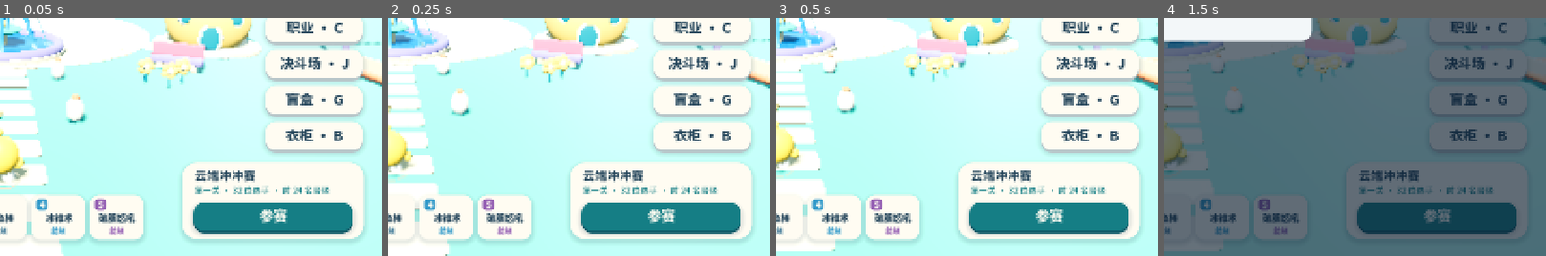
Above: before the commit, frames 1-4 (left to right).
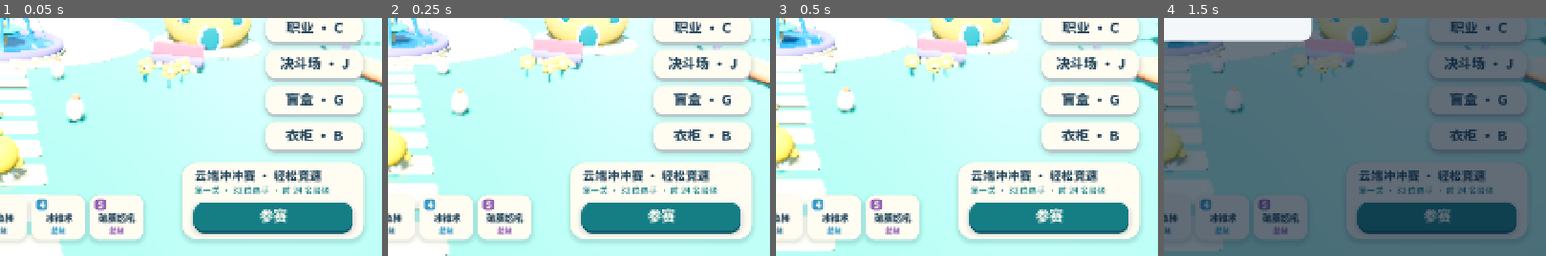
Above: after the commit, the same moments.

Repository: ghostxmerlin/eggy
Game: Godot game, scene res://main.tscn
Same seed, same stepped clock (60 frames per second), same inputs: the game is played once before the commit and once after it.
Inputs (mouse positions are % of the whole screen's width and height, from its top left):
- Up to frame 1 (0.05 s): no input
- Up to frame 2 (0.25 s): no input
- Up to frame 3 (0.5 s): no input
- Up to frame 4 (1.5 s): tap Enter at 0.5 s; drag from (50, 50) to (60, 28) at 0.52 s; click (49, 46) at 1.27 s; type "12" at 1.35 s
The pictures show only the part of the screen within x 50-100%, y 50-100%; the shares and areas given below are measured in that part.

The runs differ from the first frame. In frame 1, 0.6% of the frame differs, in the area x 68-85%, y 64-70%; in frame 2, 0.6%; in frame 3, 0.6%; in frame 4, 0.4%.

Commit message:
fix: restore relaxed racing and add final sprint countdown

Diff:
--- a/scripts/class_kit.gd
+++ b/scripts/class_kit.gd
@@ -23,7 +23,7 @@
 	racer = base.racer
 	fx = preload('res://scripts/class_effects.gd').new()
 	add_child(fx)
-func enabled() -> bool: return class_id in Catalog.IDS
+func enabled() -> bool: return class_id in Catalog.IDS and not racer.game.light_race()
 func configure(id: String, choices := [0,0,0]):
 	reset()
 	class_id = id if id in Catalog.IDS else ''
@@ -53,6 +53,7 @@
 	result.sort_custom(func(a,b): return racer.position.distance_squared_to(a.position) < racer.position.distance_squared_to(b.position))
 	return result
 func use(slot: int) -> bool:
+	if not enabled(): return false
 	if slot < 1 or slot > 5 or racer.game.paused or not racer.active or racer.finished or is_instance_valid(racer.vehicle): return false
 	var data: Array = Catalog.skill(class_id,slot)
 	var id: String = data[0]
--- a/scripts/class_room.gd
+++ b/scripts/class_room.gd
@@ -42,7 +42,7 @@
 	h.draw_rect(Rect2(0,0,1440,900),Color(.06,.10,.18,.65))
 	h.panel(Rect2(85,55,1270,790),h.WHITE,30,true)
 	h.txt('职业与天赋' if locked else '创建你的职业角色',Vector2(130,117),36,h.INK,true)
-	h.txt('职业随角色保存 · 岛屿、巅峰赛、决斗场共用五个技能',Vector2(132,156),21,h.TEAL)
+	h.txt('职业随角色保存 · 岛屿与决斗场使用 · 巅峰赛仅滚动、飞扑',Vector2(132,156),21,h.TEAL)
 	if not locked:
 		for i in range(4):
 			var x := 130+i*300
--- a/scripts/game.gd
+++ b/scripts/game.gd
@@ -24,6 +24,7 @@
 var toast_time := 0.0
 var go_time := 0.0
 var last_tick := 4
+var last_finish_tick := -1
 var show_metrics := false
 var last_frame_ms := 0.0
 var audio: Dictionary = {}
@@ -216,6 +217,9 @@
 	practice = false
 	start_race()
 
+func light_race() -> bool:
+	return not in_island and screen in ['menu','racing','result']
+
 func reset_racers() -> void:
 	var slots := range(racers.size())
 	# Shuffle slot assignment, not racer identity or the item/gacha random streams.
@@ -252,11 +256,12 @@
 	camera_yaw = 0
 	camera_pitch = 0
 	last_tick = 4
+	last_finish_tick = -1
 	toast_time = 0
 	result_age = 0
 	frame_times.clear()
 	reset_racers()
-	items.setup_race()
+	items.setup_race(false)
 	if autoplay: player.external_control = true
 	confetti.emitting = false
 
@@ -322,6 +327,11 @@
 		go_time = 1.0
 		sound('go')
 		feedback.race_start()
+	if not practice and rules.first_finish >= 0 and rules.phase == 'racing' and screen == 'racing':
+		var seconds := ceili(rules.time_left())
+		if seconds <= 10 and seconds != last_finish_tick:
+			last_finish_tick = seconds
+			sound('tick')
 	for racer in racers:
 		racer.active = rules.phase == 'racing'
 	if rules.phase == 'ended' and screen != 'result':
@@ -485,9 +495,6 @@
 		var parts := action.split('_')
 		class_room.talent(int(parts[2]),int(parts[3]))
 		return
-	if action in ['join','start','retry','restart'] and class_profile.class_id == '' and screen in ['island','menu']:
-		class_room.open('race')
-		return
 	if action.begins_with('duel_class_'):
 		duel.select_class(int(action.trim_prefix('duel_class_')))
 		return
@@ -519,6 +526,10 @@
 func cross_finish(racer: CharacterBody3D) -> void:
 	var place: int = rules.finish(racer.racer_id)
 	if place == 0: return
+	if place == 1 and not practice:
+		toast = '首位选手已冲线，最后冲刺！'
+		toast_time = 3.0
+		sound('go')
 	racer.finished = true
 	racer.clear_item()
 	racer.collision_layer = 0
--- a/scripts/gameplay_audio.gd
+++ b/scripts/gameplay_audio.gd
@@ -163,7 +163,7 @@
 		for key in cooldowns.keys():
 			if cooldowns[key] < clock: cooldowns.erase(key)
 	if not game.player.active or game.player.finished or is_instance_valid(game.player.vehicle): return
-	if game.screen == 'racing' and game.rules.phase == 'racing' and not game.practice and game.rules.TIME_LIMIT-game.rules.elapsed < 30 and not urgent_spoken:
+	if game.screen == 'racing' and game.rules.phase == 'racing' and not game.practice and game.rules.time_left() < 30 and not urgent_spoken:
 		if speak('hurry'): urgent_spoken = true
 	elif chatter_wait <= 0 and game.player.velocity.length() > 2:
 		var context := 'hurry' if game.screen == 'racing' and game.player.position.z < -250 else 'move'
--- a/scripts/hud.gd
+++ b/scripts/hud.gd
@@ -81,14 +81,14 @@
 		panel(Rect2(1110,48,280,44),Color(1,.99,.95,.92),22)
 		centered('单人操作   /   自由练习' if game.practice else '单机挑战   /   云端乐园',1250,77,19,INK,true)
 		panel(Rect2(53,827,1030,38),Color(1,1,.96,.80),16)
-		txt('W/S 前后   Q/E 平移   A/D 转向   空格 跳跃   1–5 技能   鼠标双键 前进   Esc 暂停',Vector2(70,853),18,INK)
+		txt('W/S 前后   Q/E 平移   A/D 转向   空格 跳跃   1 滚动 / 2 飞扑   鼠标双键 前进',Vector2(70,853),18,INK)
 		txt('一路向前  ·  放心起跳',Vector2(1135,854),17,INK)
 	else:
 		panel(Rect2(30,28,298,80),Color(1,.99,.96,.95),22,true)
 		panel(Rect2(42,40,56,56),TEAL,17)
 		centered('01',70,78,27,WHITE,true)
 		txt('云端冲冲赛',Vector2(111,65),24,INK,true)
-		txt('单人练习  ·  操作体验' if game.practice else '巅峰派对  ·  竞速晋级',Vector2(111,91),16,TEAL)
+		txt('单人练习  ·  操作体验' if game.practice else '轻松竞速  ·  滚动与飞扑',Vector2(111,91),16,TEAL)
 		panel(Rect2(1120,28,290,80),Color(1,.99,.96,.95),22,true)
 		if game.practice:
 			txt('自由练习',Vector2(1140,62),23,TEAL,true)
@@ -98,9 +98,9 @@
 		else:
 			txt('已晋级',Vector2(1140,60),18,INK)
 			txt('%02d / 24' % game.rules.order.size(),Vector2(1220,63),28,TEAL,true)
-			var left: float = maxf(0,150-game.rules.elapsed)
-			txt('剩余时间',Vector2(1140,91),15,INK)
-			txt('%02d:%02d' % [int(left)/60,int(left)%60],Vector2(1285,91),20,INK,true)
+			var left: int = ceili(game.rules.time_left())
+			txt('比赛结束' if game.rules.phase == 'ended' else '冲刺倒计时' if game.rules.first_finish >= 0 else '剩余时间',Vector2(1140,91),15,INK)
+			txt('--:--' if game.rules.phase == 'ended' else '%02d:%02d' % [int(left)/60,int(left)%60],Vector2(1285,91),20,INK,true)
 		if game.screen == 'racing':
 			panel(Rect2(31,128,130,42),Color(.13,.26,.34,.83),16)
 			centered('自由练习' if game.practice else '第 %02d 名' % game.current_place(),96,157,21,WHITE,true)
@@ -115,7 +115,7 @@
 				draw_circle(Vector2(507+424*ratio,725),4,Color('#fff0b5'))
 			txt('风车 / 门廊       高空窄桥       连续断桥',Vector2(552,754),15,INK)
 			txt('W/S 前后 · Q/E 平移 · A/D 转向',Vector2(34,822),16,INK)
-			txt('空格 跳跃 / R 道具 / T 回检查点',Vector2(34,846),17,INK)
+			txt('空格 跳跃 / Shift 滚动 / T 复位',Vector2(34,846),17,INK)
 			txt('Esc 暂停',Vector2(35,874),15,INK)
 		if game.rules.phase == 'countdown':
 			draw_rect(Rect2(0,0,1440,900),Color(.13,.27,.35,.10))
@@ -128,6 +128,13 @@
 		if game.toast_time > 0 and game.screen == 'racing':
 			panel(Rect2(514,125,412,49),Color(1,.97,.81,.95),24,true)
 			centered(game.toast,720,158,20,INK,true)
+		if not game.practice and game.rules.first_finish >= 0 and game.screen == 'racing' and game.rules.phase == 'racing':
+			var urgent: bool = game.rules.time_left() <= 10
+			var accent := Color('#c04b45') if urgent else TEAL
+			panel(Rect2(480,187,480,122),WHITE,24,true)
+			centered('最后冲刺   %d 秒' % ceili(game.rules.time_left()),720,232,32,accent,true)
+			centered('剩余 %d 个晋级名额' % game.rules.places_left(),720,266,22,INK,true)
+			centered('倒计时内冲线可晋级 · 名额满立即结束',720,293,17,accent)
 		if game.screen == 'result':
 			draw_rect(Rect2(0,0,1440,900),Color(.1,.23,.29,.24))
 			panel(Rect2(463,206,514,466),WHITE,32,true)
@@ -136,7 +143,8 @@
 			centered('练习完成！' if game.practice else ('成功晋级！' if qualified else '再冲一次吧'),720,339,47,INK,true)
 			centered('到达终点' if game.practice else ('第 %d 名' % game.player_place if qualified else '终点在等你'),720,418,43,TEAL,true)
 			centered('用时  %s' % game.format_time(game.finish_time) if qualified else '躲开转杆，跳过间隙，抓住滚动时机',720,461,21,INK)
-			centered('第一关挑战完成' if qualified else '每一次起跳都会更熟练',720,501,18,INK)
+			var reason := '24 个晋级名额已满' if game.rules.end_reason == 'capacity' else '冲刺倒计时结束，未能及时冲线' if game.rules.end_reason == 'finish_window' else '比赛限时已到，未能及时冲线'
+			centered('第一关挑战完成' if qualified else reason,720,501,18,INK)
 			button('retry',Rect2(497,541,225,62),'再跑一局')
 			button('island',Rect2(738,541,204,62),'返回岛屿',false)
 			centered('Enter 重新出发    ·    Esc 返回岛屿',720,646,16,INK)
@@ -184,7 +192,7 @@
 	if not is_instance_valid(game.player.vehicle): button('gacha',Rect2(1220,578,184,54),'盲盒 · G',false)
 	if not is_instance_valid(game.player.vehicle): button('wardrobe',Rect2(1220,646,184,54),'衣柜 · B',false)
 	panel(Rect2(1064,723,342,145),WHITE,28,true)
-	txt('云端冲冲赛',Vector2(1087,757),23,INK,true)
+	txt('云端冲冲赛 · 轻松竞速',Vector2(1087,757),23,INK,true)
 	txt('第一关 · 32 位选手 · 前 24 名晋级',Vector2(1087,782),16,TEAL)
 	button('join',Rect2(1085,799,300,53),'参赛')
 	txt('Esc 休息 / T 回广场 / 回车 +500 加蛋币',Vector2(37,893),14,INK)
@@ -245,7 +253,8 @@
 	var kit = game.player.skills
 	var colors := [Color('#167f86'),Color('#d67b30'),Color('#467d9a'),Color('#329aca'),Color('#9661b4')]
 	for i in range(5):
-		var x := 450.0+i*110
+		if game.light_race() and i >= 2: break
+		var x := (615.0 if game.light_race() else 450.0)+i*110
 		var cd: float = kit.cooldown(i+1)
 		var riding: bool = is_instance_valid(game.player.vehicle)
 		var reserved: bool = not kit.career.enabled() and game.screen in ['duel','duel_result'] and i < 2
--- a/scripts/race_items.gd
+++ b/scripts/race_items.gd
@@ -37,7 +37,7 @@
 	for racer in game.racers:
 		if is_instance_valid(racer): racer.clear_item()
 
-func setup_race() -> void:
+func setup_race(with_items := true) -> void:
 	clear()
 	collected.clear()
 	used.clear()
@@ -45,7 +45,7 @@
 	portal_trips = 0
 	spring_launches = 0
 	clock = 0
-	enabled = not game.practice and not game.in_island
+	enabled = with_items and not game.practice and not game.in_island
 	if not enabled: return
 	# Wide platforms and checkpoint approaches, never unsupported gaps.
 	for z in [-8.0,-17.0,-51.0,-89.0,-101.0,-135.0,-201.0,-216.0,-264.0,-294.0]:
--- a/scripts/race_rules.gd
+++ b/scripts/race_rules.gd
@@ -2,11 +2,23 @@
 
 const CAPACITY := 24
 const TIME_LIMIT := 150.0
+const FINISH_WINDOW := 30.0
 var phase := "menu"
 var practice := false
 var countdown := 3.0
 var elapsed := 0.0
 var order: Array[int] = []
+var first_finish := -1.0
+var end_reason := ''
+
+func deadline() -> float:
+	return minf(TIME_LIMIT, first_finish + FINISH_WINDOW) if first_finish >= 0 else TIME_LIMIT
+
+func time_left() -> float:
+	return maxf(0.0, deadline() - elapsed)
+
+func places_left() -> int:
+	return maxi(0, CAPACITY - order.size())
 
 func start(practice_mode := false) -> void:
 	practice = practice_mode
@@ -14,6 +26,8 @@
 	countdown = 0.0 if practice else 3.0
 	elapsed = 0.0
 	order.clear()
+	first_finish = -1.0
+	end_reason = ''
 
 func advance(delta: float) -> void:
 	if phase == "countdown":
@@ -21,9 +35,10 @@
 		if countdown == 0.0:
 			phase = "racing"
 	elif phase == "racing":
-		elapsed = elapsed + delta if practice else minf(TIME_LIMIT, elapsed + delta)
-		if not practice and elapsed >= TIME_LIMIT:
+		elapsed = elapsed + delta if practice else minf(deadline(), elapsed + delta)
+		if not practice and time_left() <= 0:
 			phase = "ended"
+			end_reason = 'finish_window' if first_finish >= 0 and first_finish + FINISH_WINDOW <= TIME_LIMIT else 'time_limit'
 
 func finish(id: int) -> int:
 	var existing := order.find(id)
@@ -32,6 +47,8 @@
 	if phase != "racing":
 		return 0
 	order.append(id)
+	if not practice and first_finish < 0: first_finish = elapsed
 	if practice or order.size() >= CAPACITY:
 		phase = "ended"
+		end_reason = 'practice' if practice else 'capacity'
 	return order.size()
--- a/scripts/skills.gd
+++ b/scripts/skills.gd
@@ -43,6 +43,7 @@
 	return Vector3(0,0,-1).rotated(Vector3.UP,racer.game.camera_yaw) if racer.is_player else Vector3(sin(racer.pivot.rotation.y),0,cos(racer.pivot.rotation.y))
 
 func use_skill(slot: int) -> bool:
+	if racer.game.light_race() and slot not in [1,2]: return false
 	if career and career.enabled(): return career.use(slot)
 	if racer.game.duel and racer.game.duel.in_arena() and slot in [1,2]: return false
 	if is_instance_valid(racer.vehicle): return false
--- a/tests/test_classes.gd
+++ b/tests/test_classes.gd
@@ -219,7 +219,7 @@
 		AudioServer.remove_bus_effect(0,AudioServer.get_bus_effect_count(0)-1)
 	game.join_race()
 	check(game.racers.size() == 32 and game.player.skills.career.class_id == 'hunter','Same profession follows player into race')
-	for actor in game.racers: check(actor.skills.career.enabled(),'Race bot has profession')
+	for actor in game.racers: check(not actor.skills.career.enabled(),'Light race suspends professions')
 	game.enter_island()
 	for career_id in Catalog.IDS:
 		for data in Catalog.SKILLS[Catalog.index(career_id)]: check(cues.has('class_'+data[0]),'Audio cue reached playback '+data[0])
--- a/tests/test_items.gd
+++ b/tests/test_items.gd
@@ -48,6 +48,7 @@
 	check(not game.items.enabled and game.items.pickups.is_empty(),'Island has no race item boxes')
 	game.join_race() # Career selection UI is covered by test_duel.gd.
 	items = game.items
+	items.setup_race() # Explicitly exercise the retained item subsystem.
 	check(items.pickups.size() == 44,'Competition supplies item boxes along ten safe rows')
 	game.set_physics_process(false)
 	items.set_physics_process(false)
--- /dev/null
+++ b/tests/test_light_race.gd
@@ -0,0 +1,92 @@
+extends 'res://tests/test_duel.gd'
+
+# Reuse native key/click helpers; this scenario owns an isolated profile.
+func run():
+	visual = '--visual' in OS.get_cmdline_user_args()
+	var path := 'user://test-light-race-isolated.cfg'
+	DirAccess.remove_absolute(path+'.career')
+	game = load('res://main.tscn').instantiate()
+	game.skin_save_path = path
+	root.add_child(game)
+	await frames(30)
+	await click_action('join')
+	check(game.screen == 'racing' and game.class_profile.class_id == '', 'Race needs no profession creation')
+	game.enter_island()
+	game.class_room.open()
+	game.class_room.choose(1)
+	game.class_room.confirm()
+	check(game.player.skills.career.enabled(), 'Mage works on island')
+	await click_action('join')
+	game.set_physics_process(false)
+	game.rules.advance(3)
+	game._physics_process(0)
+	for actor in game.racers:
+		actor.external_control = true
+		check(not actor.skills.career.enabled(), 'Every competitor uses race movement')
+	game.player.external_control = false
+	game.player.reset_to_start(Vector3(0,.1,-65))
+	game.player.active = true
+	await frames(20)
+	await press(KEY_SHIFT)
+	check(game.player.roll_left > 0, 'Shift really rolls for a saved mage')
+	await frames(100)
+	await press(KEY_2)
+	check(game.player.skills.dive_left > 0, 'Key 2 really dives for a saved mage')
+	await frames(35)
+	for slot in range(3,6):
+		await press(KEY_1+slot-1)
+		check(not game.player.skills.use_skill(slot), 'Combat slot disabled '+str(slot))
+	check(game.player.skills.career.cast_count.is_empty(), 'No profession cast leaks into race')
+	check(not game.items.enabled and game.items.pickups.is_empty(), 'Light race has no random items')
+	game.player.external_control = true
+	game.player.reset_to_start(Vector3(3,.1,-297))
+	game.player.active = true
+	game.rules.elapsed = 45
+	game.cross_finish(game.racers[1])
+	check(game.rules.time_left() == 30, 'First finisher starts 30 seconds')
+	game.paused = true
+	game._physics_process(10)
+	check(game.rules.time_left() == 30, 'Pause freezes sprint countdown')
+	game.paused = false
+	if visual:
+		await frames(8)
+		await game.screenshot('light-race-30-seconds')
+	game._physics_process(22)
+	game.cross_finish(game.racers[2])
+	check(game.rules.time_left() == 8 and game.rules.places_left() == 22, 'Later finish consumes a place without resetting clock')
+	if visual:
+		await frames(8)
+		await game.screenshot('light-race-urgent')
+	game._physics_process(8)
+	check(game.screen == 'result' and game.player_place == 0 and game.rules.end_reason == 'finish_window', 'Timeout eliminates unfinished player')
+	game.cross_finish(game.player)
+	check(game.player_place == 0, 'Post-deadline finish cannot qualify')
+	if visual:
+		await frames(8)
+		await game.screenshot('light-race-timeout')
+	await click_action('retry')
+	check(game.rules.first_finish == -1 and game.rules.time_left() == 150, 'Restart clears sprint clock')
+	game.rules.advance(3)
+	game.cross_finish(game.player)
+	check(game.player_place == 1 and game.screen == 'result' and game.rules.time_left() == 30, 'Player can trigger sprint and qualify first')
+	game._physics_process(30)
+	check(game.player_place == 1 and game.player.finished, 'Qualified player stays qualified at deadline')
+	game.start_race()
+	game.rules.advance(3)
+	for i in range(1,25): game.cross_finish(game.racers[i])
+	game._physics_process(0)
+	check(game.rules.end_reason == 'capacity' and game.player_place == 0, 'Full qualification list ends immediately')
+	if visual:
+		await frames(8)
+		await game.screenshot('light-race-full')
+	game.enter_island()
+	check(game.class_profile.class_id == 'mage' and game.player.skills.career.enabled(), 'Island restores saved profession')
+	game.duel.open_room()
+	game.duel.begin()
+	check(game.player.skills.career.enabled() and not game.light_race(), 'Duel still uses profession')
+	game.enter_island()
+	game.queue_free()
+	await process_frame
+	DirAccess.remove_absolute(path+'.career')
+	print('LIGHT RACE: ', 'PASS' if failures.is_empty() else 'FAIL', failures)
+	quit(0 if failures.is_empty() else 1)
--- a/tests/test_race.gd
+++ b/tests/test_race.gd
@@ -14,9 +14,6 @@
 	var visual := '--visual' in OS.get_cmdline_user_args()
 	if visual: await capture(game,'race-32-island-entry')
 	game.ui_action('join')
-	if game.screen == 'career':
-		game.class_room.choose(0)
-		game.class_room.confirm()
 	if game.racers.size() != 32 or game.practice:
 		print('FULL RACE: FAIL island entry did not create 32-player competition')
 		game.queue_free()
@@ -31,13 +28,13 @@
 		await physics_frame
 		if visual and frame == 360: await capture(game,'race-32-running')
 		if game.rules.phase == 'ended': break
-	var ok: bool = game.rules.order.size() == 24 and game.rules.phase == 'ended' and game.rules.elapsed < game.rules.TIME_LIMIT
+	var ok: bool = game.rules.order.size() > 0 and game.rules.order.size() <= 24 and game.rules.phase == 'ended' and game.rules.elapsed < game.rules.TIME_LIMIT
 	# Competitive opponents may eliminate the autoplay player; qualification is earned.
 	ok = ok and game.player.finished == (game.player_place > 0)
-	var ai_collectors: int = game.items.collected.keys().filter(func(id): return id != 0).size()
-	var ai_users: int = game.items.used.keys().filter(func(id): return id != 0).size()
-	ok = ok and ai_collectors >= 20 and ai_users >= 20
-	print('RACE ITEMS: AI collectors=',ai_collectors,' AI users=',ai_users,' player uses=',game.items.used.get(0,0),' hits=',game.items.hits,' portals=',game.items.portal_trips,' springs=',game.items.spring_launches)
+	ok = ok and not game.items.enabled and game.items.pickups.is_empty()
+	ok = ok and game.rules.first_finish >= 0 and game.rules.elapsed <= game.rules.deadline()
+	ok = ok and (game.rules.order.size() == 24 or game.rules.end_reason == 'finish_window')
+	for actor in game.racers: ok = ok and not actor.skills.career.enabled()
 	print('FULL RACE: ', 'PASS' if ok else 'FAIL', ' finishers=',game.rules.order.size(),' player=',game.player_place,' time=',game.rules.elapsed,' seed=',game.item_seed)
 	if visual: await capture(game,'race-32-result')
 	if not ok:
--- a/tests/test_rules.gd
+++ b/tests/test_rules.gd
@@ -23,5 +23,31 @@
 	race.advance(150.0)
 	assert(race.phase == 'ended', 'Time limit ends race')
 	assert(race.finish(0) == 0)
+	race.start()
+	race.advance(3)
+	race.advance(42)
+	assert(race.time_left() == 108 and race.first_finish == -1)
+	assert(race.finish(3) == 1)
+	assert(race.time_left() == 30 and race.places_left() == 23)
+	race.advance(20)
+	assert(race.finish(4) == 2)
+	assert(race.time_left() == 10, 'Later finishes never extend deadline')
+	race.advance(9.99)
+	assert(race.finish(5) == 3, 'Finish just before deadline qualifies')
+	race.advance(.02)
+	assert(race.phase == 'ended' and race.end_reason == 'finish_window')
+	assert(race.elapsed == 72 and race.finish(6) == 0)
+	race.start()
+	assert(race.first_finish == -1 and race.end_reason == '' and race.time_left() == 150)
+	race.advance(3)
+	race.advance(145)
+	race.finish(8)
+	assert(race.time_left() == 5, 'Global time limit still applies to a late first finish')
+	race.advance(5)
+	assert(race.end_reason == 'time_limit')
+	race.start(true)
+	race.advance(500)
+	assert(race.phase == 'racing' and race.first_finish == -1, 'Practice stays unlimited')
+	assert(race.finish(0) == 1 and race.end_reason == 'practice')
 	print('PASS: countdown, duplicate finish, 24-place cutoff, timeout, restart')
 	quit()
Binary file changed: assets/fonts/CloudSans-Heavy.ttf
Binary file changed: assets/fonts/CloudSans-Medium.ttf
Not shown, added: tests/test_light_race.gd.uid
Not shown, changed: docs/classes.md
Not shown, changed: docs/items.md
Not shown, changed: docs/verification.md
Not shown, changed: startup.md
